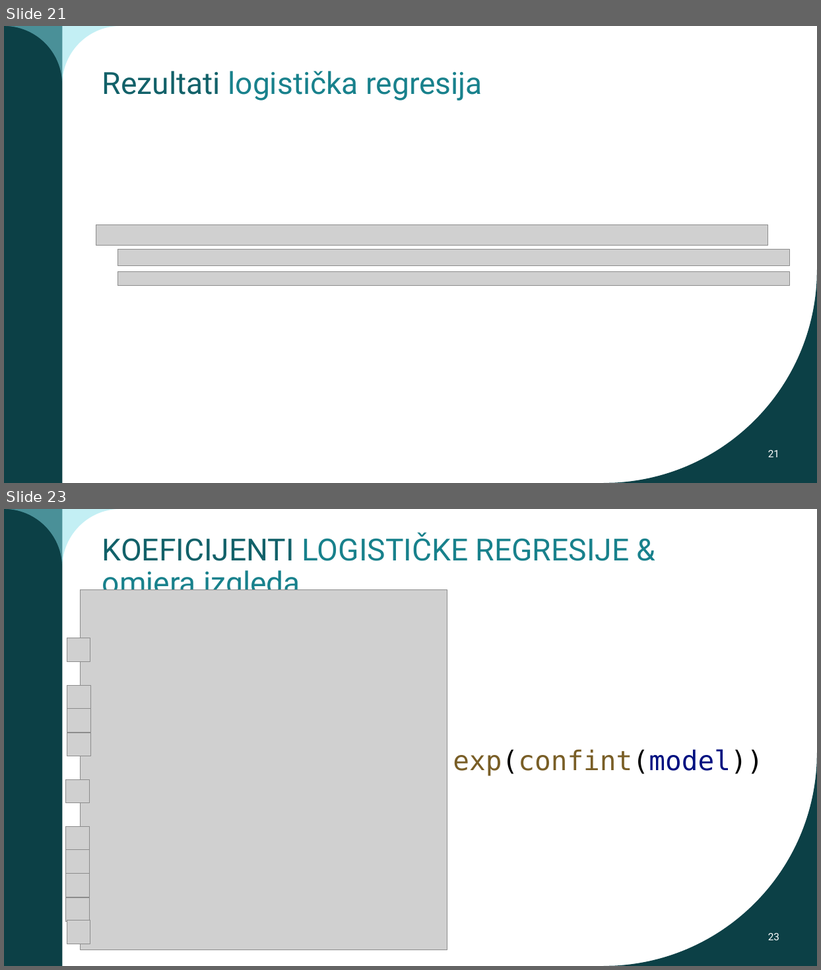
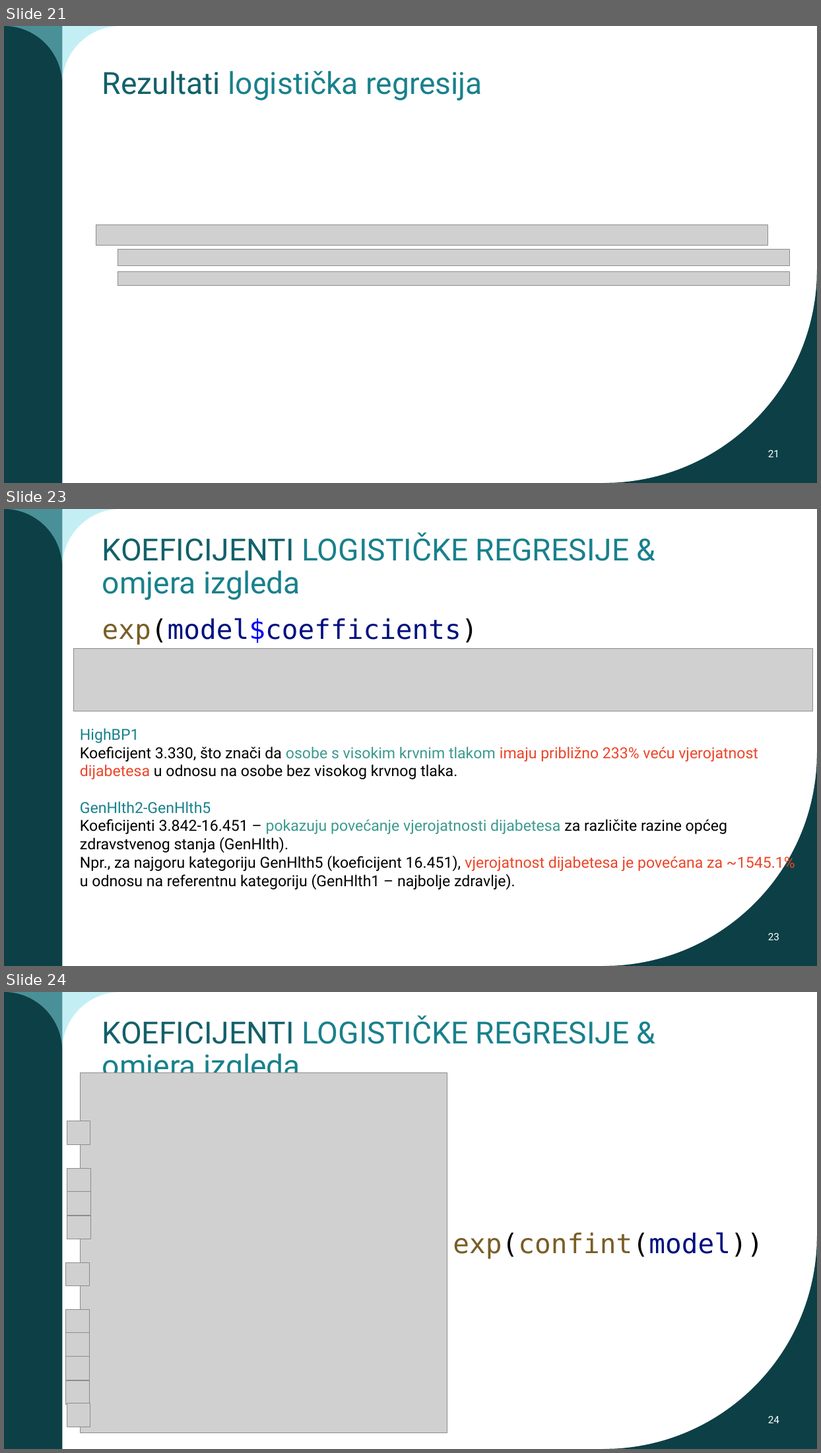
Before and after one commit to jfletcher20/diabetes-health-indicators-analysis, a slide deck: documentation/powerpoint/analysis-documentation.pptx. Shown one above the other, each under a label of ours: slides 21 and 23 before the commit, slides 21, 23 and 24 after it; the slides between them are not shown. The pictures are 821x970 and 821x1453 pixels, drawn with LibreOffice and Linux fonts; fonts in the diff are those of the drawing; grey boxes stand for pictures; background and template pictures are left out. Boxes give left, top, right and bottom in pixels: in the first picture for what was removed or moved away, otherwise in the second. Text is boxed around its words. In the diff, an @@ line names an element or a change of style, - is before the commit and + after.

```diff
--- a/documentation/powerpoint/analysis-documentation.pptx
+++ b/documentation/powerpoint/analysis-documentation.pptx
@@ slide 23 added at [4, 509, 817, 966], background #FFFFFF; not listed: 3 template elements that a slide beside it also shows @@
@@ text added at [102, 533, 629, 600], 36 pt, text #18818C @@
+KOEFICIJENTI LOGISTIČKE REGRESIJE & omjera izgleda
@@ text added at [102, 618, 478, 645], 32 pt, text #001080 @@
+exp(model$coefficients)
@@ picture added at [74, 648, 813, 711] @@
@@ text added at [80, 728, 795, 890], 18 pt, text #000000 @@
+HighBP1
+Koeficijent 3.330, što znači da osobe s visokim krvnim tlakom imaju približno 233% veću vjerojatnost dijabetesa u odnosu na osobe bez visokog krvnog tlaka.
+GenHlth2-GenHlth5
+Koeficijenti 3.842-16.451 – pokazuju povećanje vjerojatnosti dijabetesa za različite razine općeg zdravstvenog stanja (GenHlth).
+Npr., za najgoru kategoriju GenHlth5 (koeficijent 16.451), vjerojatnost dijabetesa je povećana za ~1545.1% u odnosu na referentnu kategoriju (GenHlth1 – najbolje zdravlje).
@@ page number added at [768, 933, 780, 941], 12 pt, text #FFFFFF @@
+23
@@ what was slide 23 is now slide 24 @@
@@ page number at [768, 1416, 780, 1424]: text changed @@
-23
+24
```
Also in this commit, not shown: 2 slides changed, 1 other file.
